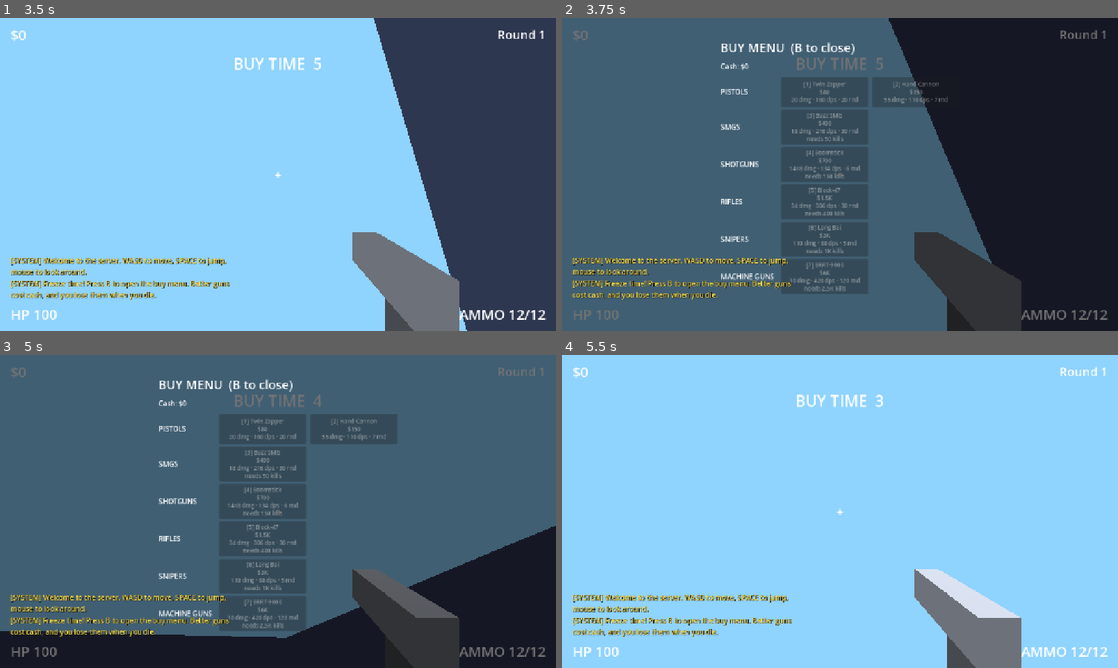
Above: before the commit, frames 1-4 (two rows, left to right).
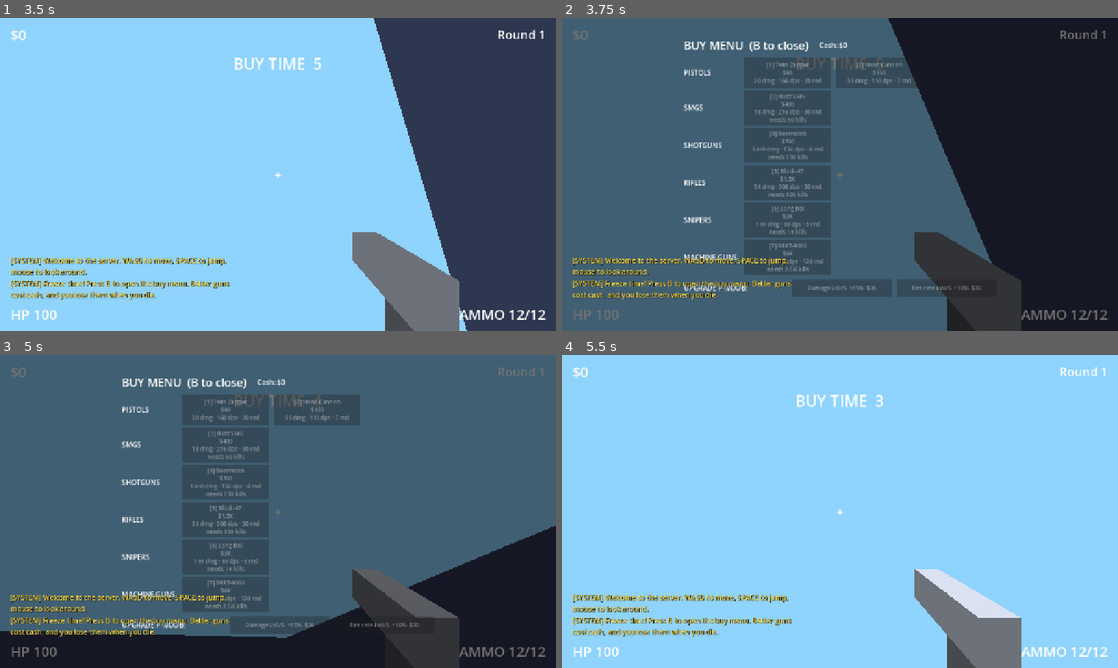
Above: after the commit, the same moments.

Repository: yeahlolnice/PixleShooterIdle
Game: Godot game, scene res://scenes/main.tscn
Same seed, same stepped clock (60 frames per second), same inputs: the game is played once before the commit and once after it.
Inputs (mouse positions are in pixels of both pictures, inside the frame that each line leads up to):
- Up to frame 1 (3.5 s): tap Enter at 0.5, 2.75 s; move the mouse to (305, 174) at 0.52 s; hold W (move_forward) 0.53-1.25 s; hold Right mouse button (aim) 0.53-1.25 s; tap Space (jump) at 0.77, 1.25 s; click (305, 174) at 0.8 s; drag from (166, 190) to (250, 237) at 1.27 s; click "Mute bot chat" at 2 s; move the mouse to (333, 105) at 2.77 s; hold D (move_right) from 2.78 s (still down); hold Right mouse button (aim) from 2.78 s (still down); click (333, 105) at 3.05 s
- Up to frame 2 (3.75 s): tap B (buy_menu) at 3.5 s; move the mouse to (834, 180) at 3.52 s; release D (move_right) at 3.53 s; release Right mouse button (aim) at 3.53 s; hold W (move_forward) from 3.53 s (still down); tap T (chat) at 3.6 s; click (834, 180) at 3.67 s
- Up to frame 3 (5 s): tap Space (jump) at 3.77, 4.52 s; right-click (272, 517) at 3.8 s; tap B (buy_menu) at 4.25, 4.9 s; move the mouse to (444, 558) at 4.27 s; release W (move_forward) at 4.28 s; press the mouse at (444, 558) at 4.28 s; hold A (move_left) from 4.28 s (still down)
- Up to frame 4 (5.5 s): release A (move_left) at 5 s; release the mouse at (1006, 558) at 5 s; tap B (buy_menu) at 5 s; drag from (673, 464) to (756, 433) at 5.02 s

Frame 1 is identical in both runs. In frame 2, 14% of the frame differs, in the area x 21-76%, y 7-90%; in frame 3, 14%; in frame 4, nothing differs.

Commit message:
TASK-024: gun upgrades (damage and fire rate per gun)
- guns.json "upgrades" tracks (step, max level, cost curve) with schema.
- ShopService: upgrade level/mult/cost, check_upgrade, buy_upgrade
  (emits new EventBus.gun_upgraded); results NOT_OWNED / MAXED.
- GameState.gun_upgrades saved per gun, kept through death.
- Weapon damage() / fire_interval() use the multipliers; WeaponManager
  applies them on equip and the moment an upgrade is bought.
- Buy menu: "UPGRADE <gun>" strip for the gun in hand; title and cash
  share a line so everything fits at 720p.
- Tests: cost curve, ownership, max, live re-apply, save + death. D54.

Co-Authored-By: Claude Opus 5.5 <noreply@anthropic.com>

Diff:
--- a/autoload/data_registry.gd
+++ b/autoload/data_registry.gd
@@ -64,6 +64,11 @@
 ## One gun by id, or {} if unknown.
 func gun(id: String) -> Dictionary:
 	return _find_by_id(guns(), id)
+
+
+## Gun upgrade tracks (guns.json "upgrades"): stat -> {name, step, max_level, ...}.
+func gun_upgrades() -> Dictionary:
+	return _data.get("guns", {}).get("upgrades", {})
 
 
 ## Id of the free gun every round starts with.
--- a/autoload/event_bus.gd
+++ b/autoload/event_bus.gd
@@ -31,6 +31,8 @@
 signal ammo_changed(in_mag: int, mag_size: int)
 ## A gun became the active weapon (buy, death fallback to starter, round start).
 signal gun_equipped(gun_id: String)
+## A gun upgrade level was bought (ShopService.buy_upgrade). stat: "damage" / "fire_rate".
+signal gun_upgraded(gun_id: String, stat: String, level: int)
 
 # --- Round flow ---------------------------------------------------------------
 ## Round state machine moved. state is one of ROUND_*.
--- a/autoload/game_state.gd
+++ b/autoload/game_state.gd
@@ -33,6 +33,9 @@
 var rootkit: Dictionary = {}
 ## Once-only chat triggers already fired, trigger_id -> true. (TASK-013)
 var chat_flags: Dictionary = {}
+## Bought gun upgrade levels, "<gun_id>:<stat>" -> level. Kept through death
+## (only the gun is lost), reset on prestige. (TASK-024)
+var gun_upgrades: Dictionary = {}
 
 ## True once enable_persistence() ran: autosave at round end and on quit.
 var persistence_enabled := false
@@ -128,6 +131,14 @@
 
 func owns_gun(gun_id: String) -> bool:
 	return owned_guns.has(gun_id)
+
+
+func gun_upgrade_level(gun_id: String, stat: String) -> int:
+	return int(gun_upgrades.get("%s:%s" % [gun_id, stat], 0))
+
+
+func set_gun_upgrade_level(gun_id: String, stat: String, level: int) -> void:
+	gun_upgrades["%s:%s" % [gun_id, stat]] = level
 
 
 ## Death penalty: guns are lost, back to the starter. Cash and kills are kept.
@@ -153,6 +164,7 @@
 		"hax_points": hax_points,
 		"rootkit": rootkit.duplicate(true),
 		"chat_flags": chat_flags.duplicate(true),
+		"gun_upgrades": gun_upgrades.duplicate(true),
 	}
 
 
@@ -176,6 +188,7 @@
 	hax_points = int(_num(data, "hax_points", 0))
 	rootkit = _int_values(_typed(data, "rootkit", TYPE_DICTIONARY, {}))
 	chat_flags = _bool_values(_typed(data, "chat_flags", TYPE_DICTIONARY, {}))
+	gun_upgrades = _int_values(_typed(data, "gun_upgrades", TYPE_DICTIONARY, {}))
 
 
 static func _typed(d: Dictionary, key: String, type: int, default: Variant) -> Variant:
--- a/core/data_schema.gd
+++ b/core/data_schema.gd
@@ -50,6 +50,19 @@
 		"zoom_fov", "scoped_spread_mult", "model_length_m"],
 }
 
+## Per-gun upgrade track (guns.json "upgrades", TASK-024).
+const _GUN_UPGRADE := {
+	"type": "object",
+	"fields": {
+		"name": {"type": "string"},
+		"step": _NUM_POS,
+		"max_level": {"type": "int", "min": 1},
+		"min_base_cost": _NUM_NONNEG,
+		"cost_mult": _NUM_NONNEG,
+		"cost_growth": _NUM_POS,
+	},
+}
+
 const _BOT := {
 	"type": "object",
 	"fields": {
@@ -226,8 +239,10 @@
 		"type": "object",
 		"fields": {
 			"starter_gun": {"type": "string"},
+			"upgrades": {"type": "map", "values": _GUN_UPGRADE},
 			"guns": {"type": "array", "items": _GUN, "min_items": 1},
 		},
+		"optional": ["upgrades"],
 	},
 	"bots": {
 		"type": "object",
--- a/core/shop_service.gd
+++ b/core/shop_service.gd
@@ -4,7 +4,7 @@
 ## DataRegistry; cash is validated and spent through GameState / Economy.
 ## The caller (BuyMenu) equips the returned gun through WeaponManager.
 
-enum Result { OK, UNKNOWN_GUN, LOCKED, CANNOT_AFFORD, ALREADY_EQUIPPED }
+enum Result { OK, UNKNOWN_GUN, LOCKED, CANNOT_AFFORD, ALREADY_EQUIPPED, NOT_OWNED, MAXED, UNKNOWN_STAT }
 
 
 ## Guns offered for sale (everything in guns.json except the free starter).
@@ -69,4 +69,65 @@
 		Result.LOCKED: return "Locked: not enough kills"
 		Result.CANNOT_AFFORD: return "Not enough cash"
 		Result.ALREADY_EQUIPPED: return "Already equipped"
+		Result.NOT_OWNED: return "Buy the gun first"
+		Result.MAXED: return "Fully upgraded"
+		Result.UNKNOWN_STAT: return "Unknown upgrade"
 	return ""
+
+
+# --- Gun upgrades (TASK-024) ------------------------------------------------------
+# guns.json "upgrades": stat -> {name, step, max_level, min_base_cost, cost_mult, cost_growth}.
+# Level n multiplies the stat by 1 + step * n. Cost of the next level:
+# max(gun price, min_base_cost) * cost_mult * cost_growth ^ owned_level.
+
+## The gun in hand ("" in GameState means the starter).
+static func equipped_id() -> String:
+	return GameState.equipped_gun_id if GameState.equipped_gun_id != "" else DataRegistry.starter_gun_id()
+
+
+static func upgrade_stats() -> Array:
+	return DataRegistry.gun_upgrades().keys()
+
+
+static func upgrade_level(gun_id: String, stat: String) -> int:
+	return GameState.gun_upgrade_level(gun_id, stat)
+
+
+## Multiplier the owned level gives (1.0 = not upgraded).
+static func upgrade_mult(gun_id: String, stat: String) -> float:
+	var def: Dictionary = DataRegistry.gun_upgrades().get(stat, {})
+	return 1.0 + float(def.get("step", 0.0)) * upgrade_level(gun_id, stat)
+
+
+static func upgrade_cost(gun_id: String, stat: String) -> float:
+	var def: Dictionary = DataRegistry.gun_upgrades().get(stat, {})
+	var base := maxf(price(gun_id), float(def.get("min_base_cost", 0.0)))
+	return Economy.cost(base * float(def.get("cost_mult", 1.0)), float(def.get("cost_growth", 1.0)), upgrade_level(gun_id, stat))
+
+
+static func check_upgrade(gun_id: String, stat: String) -> Result:
+	if DataRegistry.gun(gun_id).is_empty():
+		return Result.UNKNOWN_GUN
+	var def: Dictionary = DataRegistry.gun_upgrades().get(stat, {})
+	if def.is_empty():
+		return Result.UNKNOWN_STAT
+	if not is_owned(gun_id):
+		return Result.NOT_OWNED
+	if upgrade_level(gun_id, stat) >= int(def["max_level"]):
+		return Result.MAXED
+	if not Economy.can_afford(GameState.cash, upgrade_cost(gun_id, stat)):
+		return Result.CANNOT_AFFORD
+	return Result.OK
+
+
+## Buys one level of `stat` for `gun_id`. Only OK changes state; emits gun_upgraded.
+static func buy_upgrade(gun_id: String, stat: String) -> Result:
+	var r := check_upgrade(gun_id, stat)
+	if r != Result.OK:
+		return r
+	if not GameState.try_spend(upgrade_cost(gun_id, stat)):
+		return Result.CANNOT_AFFORD
+	var level := upgrade_level(gun_id, stat) + 1
+	GameState.set_gun_upgrade_level(gun_id, stat, level)
+	EventBus.gun_upgraded.emit(gun_id, stat, level)
+	return Result.OK
--- a/data/guns.json
+++ b/data/guns.json
@@ -1,5 +1,9 @@
 {
   "starter_gun": "pistol_starter",
+  "upgrades": {
+    "damage": {"name": "Damage", "step": 0.15, "max_level": 5, "min_base_cost": 60, "cost_mult": 0.6, "cost_growth": 1.6},
+    "fire_rate": {"name": "Fire rate", "step": 0.1, "max_level": 5, "min_base_cost": 60, "cost_mult": 0.5, "cost_growth": 1.6}
+  },
   "guns": [
     {
       "id": "pistol_starter",
--- a/shooter/weapons/weapon.gd
+++ b/shooter/weapons/weapon.gd
@@ -38,6 +38,9 @@
 var state: State = State.READY
 var ammo: int = 0
 var modifiers := {"mag_mult": 1.0, "recoil_mult": 1.0, "spread_mult": 1.0, "infinite_reload": false, "force_headshot": false}
+## Gun upgrade multipliers (ShopService, TASK-024); WeaponManager sets them.
+var damage_mult := 1.0
+var fire_rate_mult := 1.0
 ## Extra spread from sustained fire (degrees), see bloom_* fields.
 var bloom := 0.0
 ## True while aiming down the scope (set by WeaponManager).
@@ -113,7 +116,12 @@
 
 
 func fire_interval() -> float:
-	return 1.0 / float(gun.get("fire_rate", 1.0))
+	return 1.0 / (float(gun.get("fire_rate", 1.0)) * fire_rate_mult)
+
+
+## Damage per hit (per pellet) after gun upgrades.
+func damage() -> float:
+	return float(gun.get("damage", 0.0)) * damage_mult
 
 
 func is_auto() -> bool:
@@ -274,18 +282,18 @@
 	if collider is Area3D:
 		var headshot: bool = bool(collider.get_meta("headshot", false)) or collider.get_meta("hit_kind", "") == "head" \
 				or bool(modifiers.get("force_headshot", false))
-		var damage := float(gun["damage"]) * (float(gun["headshot_mult"]) if headshot else 1.0)
+		var dealt := damage() * (float(gun["headshot_mult"]) if headshot else 1.0)
 		result["headshot"] = headshot
-		result["damage"] = damage
+		result["damage"] = dealt
 		var bot: Object = collider.get_meta("bot") if collider.has_meta("bot") else null
 		if bot and bot.has_method("take_hit"):  # Bot hitboxes: Bot applies the headshot multiplier itself
-			bot.take_hit("head" if headshot else "body", float(gun["damage"]), gun_id(), float(gun["headshot_mult"]))
+			bot.take_hit("head" if headshot else "body", damage(), gun_id(), float(gun["headshot_mult"]))
 			return result
 		var target: Node = collider
 		while target and not target.has_method("apply_damage"):
 			target = target.get_parent()
 		if target:
-			target.apply_damage(damage, {"headshot": headshot, "gun_id": gun_id(), "position": ray["position"]})
+			target.apply_damage(dealt, {"headshot": headshot, "gun_id": gun_id(), "position": ray["position"]})
 	return result
 
 
--- a/shooter/weapons/weapon_manager.gd
+++ b/shooter/weapons/weapon_manager.gd
@@ -22,6 +22,7 @@
 	EventBus.menu_toggled.connect(_on_menu_toggled)
 	EventBus.round_state_changed.connect(_on_round_state)
 	EventBus.player_died.connect(func(_info): equip_starter())
+	EventBus.gun_upgraded.connect(_on_gun_upgraded)
 	var mount := get_node_or_null(mount_path)
 	if mount:
 		_camera = mount.get_parent() as Camera3D
@@ -45,8 +46,16 @@
 	if aim_owner and aim_owner.has_method("add_aim_kick"):
 		weapon.recoil_kicked.connect(aim_owner.add_aim_kick)
 	weapon.setup(def)
+	apply_upgrades()
 	EventBus.gun_equipped.emit(def["id"])
 	return def["id"]
+
+
+## Sets the weapon's damage / fire-rate multipliers from bought gun upgrades.
+func apply_upgrades() -> void:
+	if weapon:
+		weapon.damage_mult = ShopService.upgrade_mult(weapon.gun_id(), "damage")
+		weapon.fire_rate_mult = ShopService.upgrade_mult(weapon.gun_id(), "fire_rate")
 
 
 ## Scopes in or out. Only guns with zoom_fov zoom; others just stay unscoped.
@@ -65,6 +74,11 @@
 
 func is_scoped() -> bool:
 	return weapon != null and weapon.scoped
+
+
+func _on_gun_upgraded(gun_id: String, _stat: String, _level: int) -> void:
+	if weapon and gun_id == weapon.gun_id():
+		apply_upgrades()
 
 
 func _on_round_state(state: StringName, _info: Dictionary) -> void:
--- /dev/null
+++ b/tests/unit/test_gun_upgrades.gd
@@ -0,0 +1,92 @@
+extends GutTest
+## Gun upgrades (TASK-024): cost curve, ownership and max rules, the equipped
+## weapon picking them up, persistence, and surviving death.
+
+const PlayerScene := preload("res://shooter/player/player.tscn")
+
+var _saved: Dictionary
+
+
+func before_each() -> void:
+	_saved = GameState.to_dict()
+	GameState.new_game()
+
+
+func after_each() -> void:
+	GameState.from_dict(_saved)
+
+
+func _def(stat: String) -> Dictionary:
+	return DataRegistry.gun_upgrades()[stat]
+
+
+func _starter() -> String:
+	return DataRegistry.starter_gun_id()
+
+
+func _paid_gun() -> String:
+	return ShopService.catalog()[0]["id"]
+
+
+func test_tracks_come_from_data() -> void:
+	assert_true(ShopService.upgrade_stats().has("damage"))
+	assert_true(ShopService.upgrade_stats().has("fire_rate"))
+
+
+func test_cost_uses_min_base_for_the_free_starter_and_grows() -> void:
+	var d := _def("damage")
+	var first := float(d["min_base_cost"]) * float(d["cost_mult"])
+	assert_almost_eq(ShopService.upgrade_cost(_starter(), "damage"), first, 0.001)
+	GameState.set_gun_upgrade_level(_starter(), "damage", 2)
+	assert_almost_eq(ShopService.upgrade_cost(_starter(), "damage"), first * pow(float(d["cost_growth"]), 2), 0.001)
+
+
+func test_must_own_the_gun_and_afford_it() -> void:
+	GameState.cash = 1e9
+	assert_eq(ShopService.check_upgrade(_paid_gun(), "damage"), ShopService.Result.NOT_OWNED)
+	GameState.add_owned_gun(_paid_gun())
+	assert_eq(ShopService.check_upgrade(_paid_gun(), "damage"), ShopService.Result.OK)
+	GameState.cash = 0
+	assert_eq(ShopService.check_upgrade(_starter(), "damage"), ShopService.Result.CANNOT_AFFORD)
+	assert_eq(ShopService.check_upgrade(_starter(), "nope"), ShopService.Result.UNKNOWN_STAT)
+
+
+func test_buy_spends_levels_up_signals_and_maxes() -> void:
+	GameState.cash = 1e9
+	watch_signals(EventBus)
+	var cost := ShopService.upgrade_cost(_starter(), "damage")
+	assert_eq(ShopService.buy_upgrade(_starter(), "damage"), ShopService.Result.OK)
+	assert_almost_eq(GameState.cash, 1e9 - cost, 0.01)
+	assert_eq(ShopService.upgrade_level(_starter(), "damage"), 1)
+	assert_signal_emitted_with_parameters(EventBus, "gun_upgraded", [_starter(), "damage", 1])
+	assert_almost_eq(ShopService.upgrade_mult(_starter(), "damage"), 1.0 + float(_def("damage")["step"]), 0.0001)
+	for i in int(_def("damage")["max_level"]):
+		ShopService.buy_upgrade(_starter(), "damage")
+	assert_eq(ShopService.upgrade_level(_starter(), "damage"), int(_def("damage")["max_level"]))
+	assert_eq(ShopService.buy_upgrade(_starter(), "damage"), ShopService.Result.MAXED)
+
+
+func test_equipped_weapon_gets_upgrades_at_once_and_on_equip() -> void:
+	GameState.cash = 1e9
+	var p: Player = add_child_autofree(PlayerScene.instantiate())
+	var wm: WeaponManager = p.get_node("WeaponManager")
+	wm.equip(_starter())
+	var base_damage := wm.weapon.damage()
+	var base_interval := wm.weapon.fire_interval()
+	ShopService.buy_upgrade(_starter(), "damage")
+	ShopService.buy_upgrade(_starter(), "fire_rate")
+	assert_almost_eq(wm.weapon.damage(), base_damage * ShopService.upgrade_mult(_starter(), "damage"), 0.0001)
+	assert_lt(wm.weapon.fire_interval(), base_interval, "fires faster")
+	wm.equip(_starter())
+	assert_almost_eq(wm.weapon.damage(), base_damage * ShopService.upgrade_mult(_starter(), "damage"), 0.0001, "kept on re-equip")
+
+
+func test_upgrades_persist_and_survive_death() -> void:
+	GameState.set_gun_upgrade_level(_paid_gun(), "fire_rate", 3)
+	var copy := GameState.to_dict()
+	GameState.new_game()
+	GameState.from_dict(copy)
+	assert_eq(ShopService.upgrade_level(_paid_gun(), "fire_rate"), 3, "saved and loaded")
+	GameState.add_owned_gun(_paid_gun())
+	GameState.clear_loadout()
+	assert_eq(ShopService.upgrade_level(_paid_gun(), "fire_rate"), 3, "death loses the gun, not the upgrades")
--- a/ui/buy_menu/buy_menu.gd
+++ b/ui/buy_menu/buy_menu.gd
@@ -18,6 +18,8 @@
 var _cash_label: Label
 var _feedback: Label
 var _buttons: Dictionary = {}  # gun_id -> Button
+var _upgrade_title: Label
+var _upgrade_buttons: Dictionary = {}  # stat -> Button (upgrades the equipped gun)
 
 
 func _ready() -> void:
@@ -30,24 +32,65 @@
 	center.set_anchors_preset(Control.PRESET_FULL_RECT)
 	add_child(center)
 	var box := VBoxContainer.new()
-	box.add_theme_constant_override("separation", 12)
+	box.add_theme_constant_override("separation", 10)
 	center.add_child(box)
+	var head := HBoxContainer.new()
+	head.add_theme_constant_override("separation", 24)
+	box.add_child(head)
 	var title := Label.new()
 	title.text = "BUY MENU  (B to close)"
-	title.add_theme_font_size_override("font_size", 28)
-	box.add_child(title)
+	title.add_theme_font_size_override("font_size", 26)
+	head.add_child(title)
 	_cash_label = Label.new()
-	box.add_child(_cash_label)
+	_cash_label.vertical_alignment = VERTICAL_ALIGNMENT_CENTER
+	head.add_child(_cash_label)
 	_rows = VBoxContainer.new()
 	_rows.add_theme_constant_override("separation", 6)
 	box.add_child(_rows)
+	box.add_child(_build_upgrade_row())
 	_feedback = Label.new()
 	box.add_child(_feedback)
 	_build_buttons()
 	EventBus.round_state_changed.connect(_on_round_state)
 	EventBus.cash_changed.connect(func(_t, _d): _refresh())
 	EventBus.gun_equipped.connect(func(_id): _refresh())
+	EventBus.gun_upgraded.connect(func(_id, _s, _l): _refresh())
 	EventBus.kills_changed.connect(func(_k, _l): _refresh())
+
+
+## "UPGRADE <gun>:" + one button per guns.json upgrade stat, for the gun in hand.
+func _build_upgrade_row() -> Control:
+	var row := HBoxContainer.new()
+	row.add_theme_constant_override("separation", 10)
+	_upgrade_title = Label.new()
+	_upgrade_title.custom_minimum_size = Vector2(240, 0)
+	_upgrade_title.vertical_alignment = VERTICAL_ALIGNMENT_CENTER
+	row.add_child(_upgrade_title)
+	for stat in ShopService.upgrade_stats():
+		var b := Button.new()
+		b.custom_minimum_size = Vector2(230, 40)
+		b.add_theme_font_size_override("font_size", 13)
+		b.pressed.connect(_buy_upgrade.bind(stat))
+		row.add_child(b)
+		_upgrade_buttons[stat] = b
+	return row
+
+
+func _buy_upgrade(stat: String) -> void:
+	var r := ShopService.buy_upgrade(ShopService.equipped_id(), stat)
+	_feedback.text = "Upgraded!" if r == ShopService.Result.OK else ShopService.message(r)
+	_refresh()
+
+
+## Text of one upgrade button, e.g. "Damage Lv1/5  +15%  $90" or "Damage MAX".
+static func upgrade_text(gun_id: String, stat: String) -> String:
+	var def: Dictionary = DataRegistry.gun_upgrades().get(stat, {})
+	var lvl := ShopService.upgrade_level(gun_id, stat)
+	var max_lvl := int(def.get("max_level", 0))
+	if lvl >= max_lvl:
+		return "%s MAX (+%d%%)" % [def.get("name", stat), roundi((ShopService.upgrade_mult(gun_id, stat) - 1.0) * 100.0)]
+	return "%s Lv%d/%d  +%d%%  %s" % [def.get("name", stat), lvl, max_lvl,
+		roundi(float(def.get("step", 0.0)) * 100.0), Fmt.cash(ShopService.upgrade_cost(gun_id, stat))]
 
 
 func _build_buttons() -> void:
@@ -162,3 +205,9 @@
 		b.tooltip_text = ShopService.message(r)
 		var need := int(DataRegistry.gun(id).get("unlock_kills", 0))
 		b.text = String(b.get_meta("label")) + ("\nneeds %s kills" % Fmt.number(need) if r == ShopService.Result.LOCKED else "")
+	var held := ShopService.equipped_id()
+	_upgrade_title.text = "UPGRADE %s:" % String(DataRegistry.gun(held).get("name", held)).to_upper()
+	for stat in _upgrade_buttons:
+		var ub: Button = _upgrade_buttons[stat]
+		ub.text = upgrade_text(held, stat)
+		ub.disabled = ShopService.check_upgrade(held, stat) != ShopService.Result.OK
Not shown, added: tests/unit/test_gun_upgrades.gd.uid
Not shown, changed: docs/ARCHITECTURE.md
Not shown, changed: docs/BUILD_PLAN.md
Not shown, changed: docs/DATA.md
Not shown, changed: docs/DECISIONS.md
